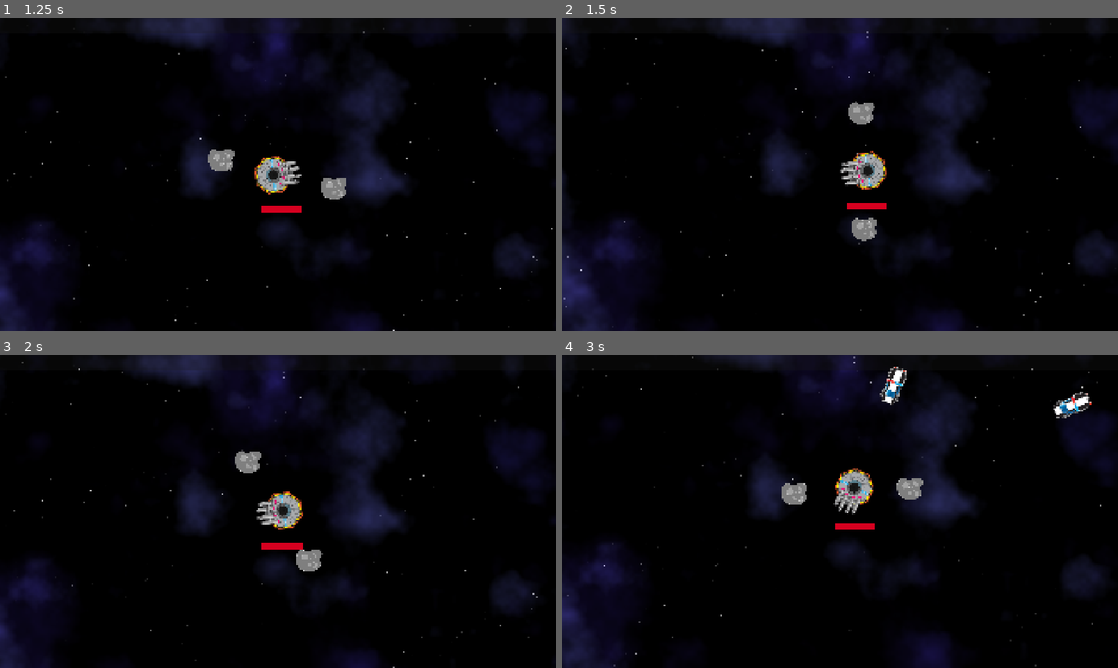
Above: before the commit, frames 1-4 (two rows, left to right).
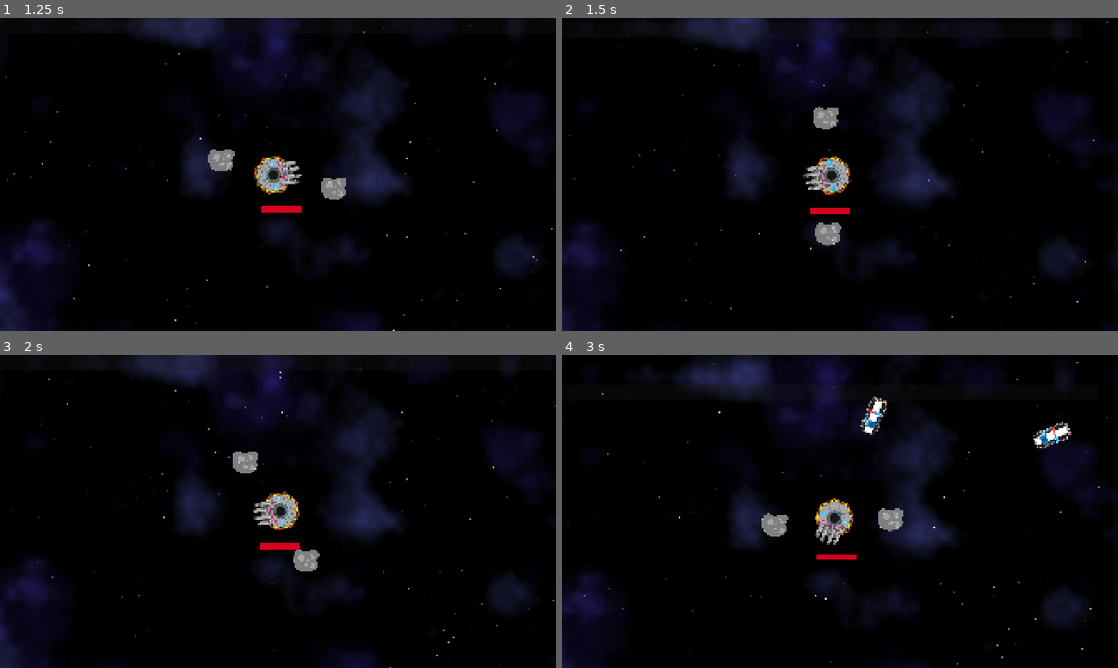
Above: after the commit, the same moments.

Repository: two-sticks-and-a-rock/space-arcade
Game: Godot game, scene res://scenes/main.tscn
Same seed, same stepped clock (60 frames per second), same inputs: the game is played once before the commit and once after it.
Inputs (mouse positions are in pixels of both pictures, inside the frame that each line leads up to):
- Up to frame 1 (1.25 s): move the mouse to (400, 158) at 0.52 s; press the mouse at (400, 158) at 0.53 s
- Up to frame 2 (1.5 s): move the mouse to (728, 190) at 1.27 s; release the mouse at (728, 190) at 1.28 s; click (728, 190) at 1.35 s
- Up to frame 3 (2 s): no input
- Up to frame 4 (3 s): move the mouse to (895, 442) at 2.02 s; press the mouse at (895, 442) at 2.03 s; move the mouse to (812, 574) at 2.77 s; release the mouse at (812, 574) at 2.78 s; click (812, 574) at 2.85 s

Frame 1 is identical in both runs. In frame 2, 18% of the frame differs, in the area x 0-100%, y 0-100%; in frame 3, 1.0%; in frame 4, 19%.

Commit message:
simple leading cam

Diff:
--- a/scenes/player/player_cam.gd
+++ b/scenes/player/player_cam.gd
@@ -1,5 +1,5 @@
-extends Camera2D
+extends Node2D
 
 func _physics_process(delta):
-	position -= Mover.get_movement()*delta
-	position = lerp(position, Vector2.ZERO, 0.1)
+	position += Mover.get_movement()*delta
+	position = lerp(position, Vector2.ZERO, 0.15)
--- a/scenes/player/player_cam.tscn
+++ b/scenes/player/player_cam.tscn
@@ -2,5 +2,8 @@
 
 [ext_resource type="Script" uid="uid://dlldytuwniml8" path="res://scenes/player/player_cam.gd" id="1_rrte4"]
 
-[node name="PlayerCam" type="Camera2D" unique_id=366946419]
+[node name="PlayerCam" type="Node2D" unique_id=371835484]
 script = ExtResource("1_rrte4")
+
+[node name="Camera2D" type="Camera2D" parent="." unique_id=2003178815]
+position_smoothing_enabled = true
